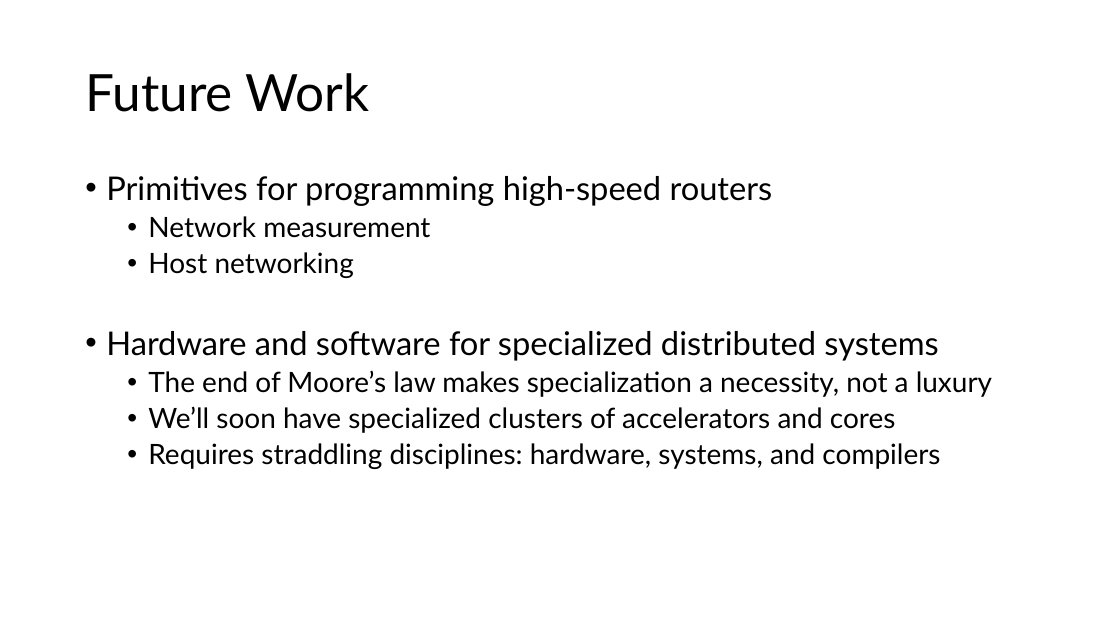
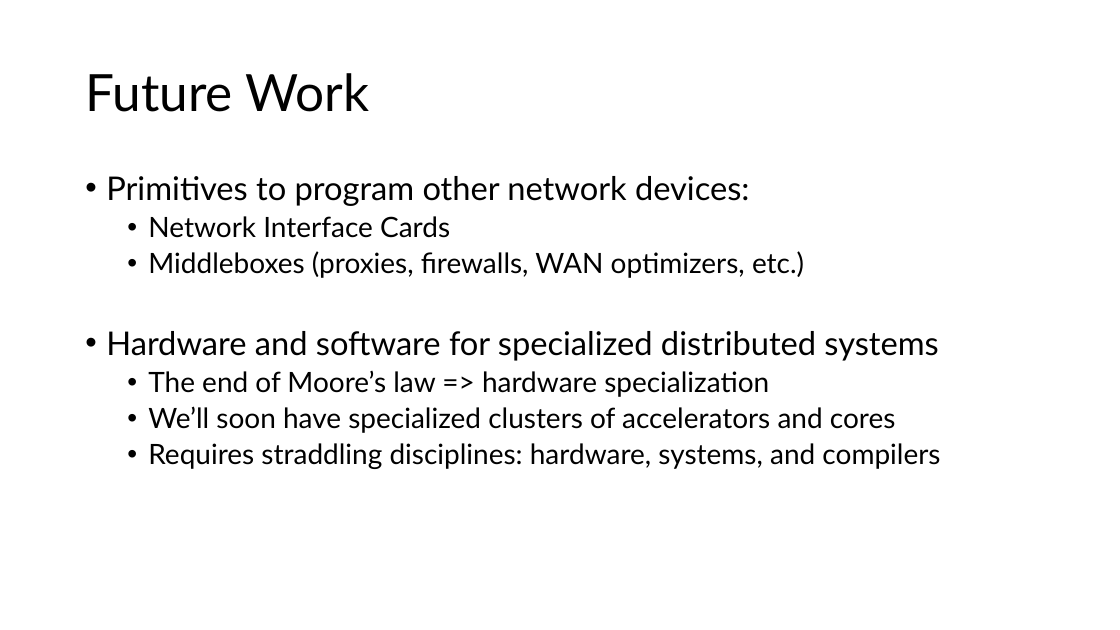
Before and after one commit to anirudhSK/pifo-domino-marple-ppts, a slide deck: slide 46 of combined_domino_pifo.pptx. Drawn at 1120x630 pixels with LibreOffice and Linux fonts; fonts in the diff are those of the drawing. Boxes give left, top, right and bottom in pixels: in the first picture for what was removed or moved away, otherwise in the second. Text is boxed around its words. In the diff, an @@ line names an element or a change of style, - is before the commit and + after.

Commit message:
Modify future work a bit

```diff
--- a/combined_domino_pifo.pptx
+++ b/combined_domino_pifo.pptx
@@ text at [106, 176, 804, 278]: text changed; size 28 to 24 pt @@
-• Primitives for programming high-speed routers
-  • Network measurement
-  • Host networking
+• Primitives to program other network devices:
+  • Network Interface Cards
+  • Middleboxes (proxies, firewalls, WAN optimizers, etc.)
@@ text at [148, 371, 769, 397]: text changed @@
-  • The end of Moore’s law makes specialization a necessity, not a luxury
+  • The end of Moore’s law => hardware specialization
```
